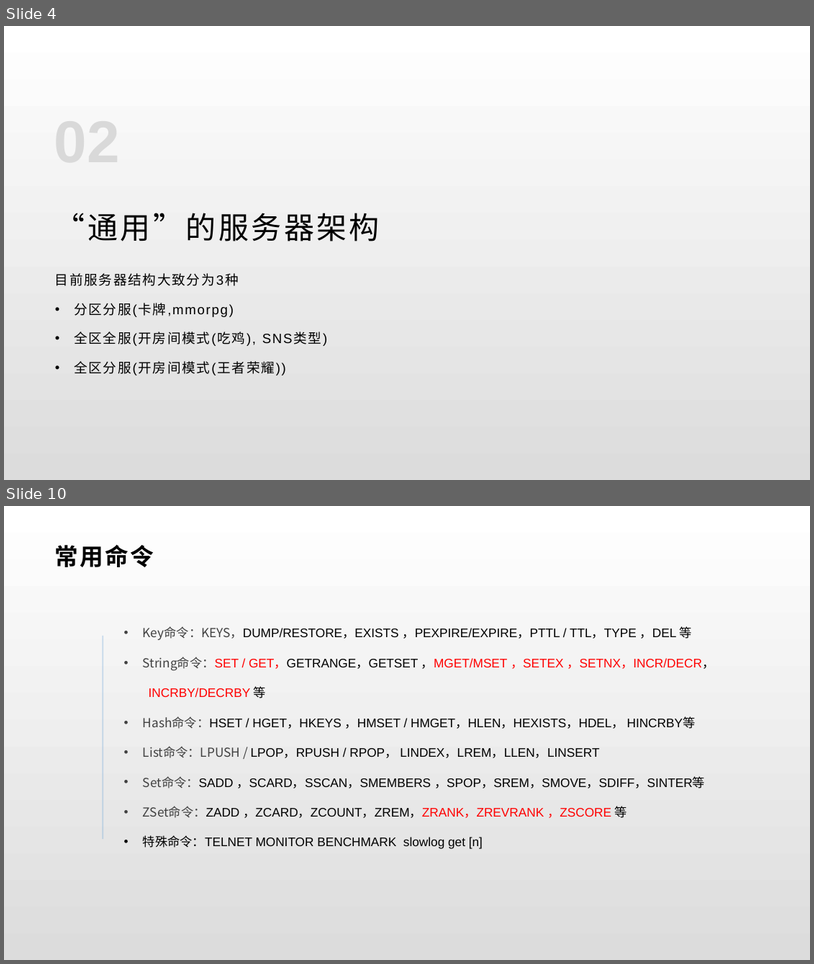
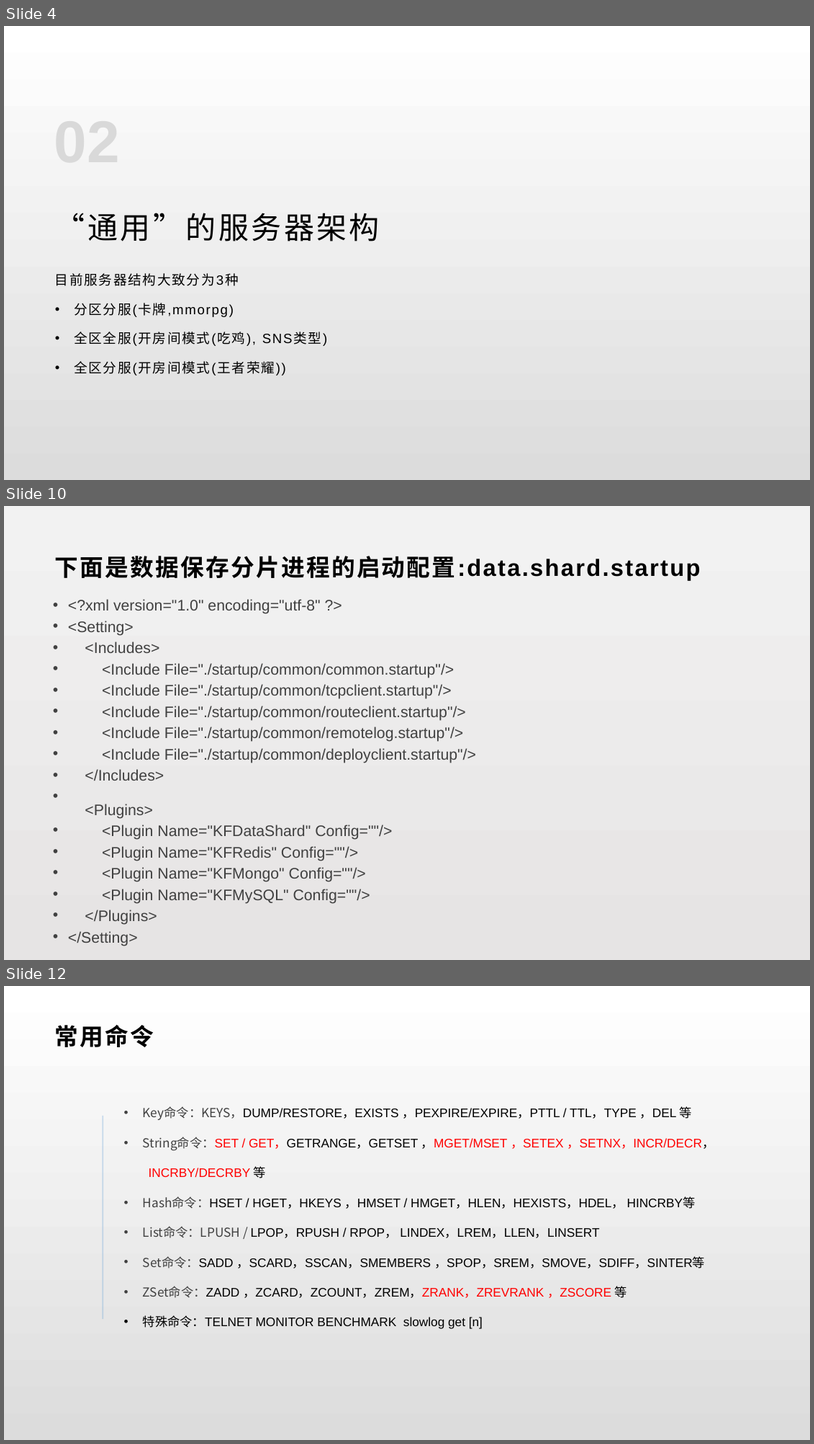
Before and after one commit to lori227/KFrame, a slide deck: _doc/KFrame.pptx. Shown one above the other, each under a label of ours: slides 4 and 10 before the commit, slides 4, 10 and 12 after it; the slides between them are not shown. The pictures are 814x964 and 814x1444 pixels, drawn with LibreOffice and Linux fonts; fonts in the diff are those of the drawing. Boxes give left, top, right and bottom in pixels: in the first picture for what was removed or moved away, otherwise in the second. Text is boxed around its words. In the diff, an @@ line names an element or a change of style, - is before the commit and + after.

```diff
--- a/_doc/KFrame.pptx
+++ b/_doc/KFrame.pptx
@@ slide 10 added at (x1=4, y1=506, x2=810, y2=960), background gradient #F2F2F2 to #E6E4E4 @@
@@ text added at (x1=55, y1=556, x2=701, y2=581), 28 pt, text #000000, bold @@
+下面是数据保存分片进程的启动配置:data.shard.startup
@@ text added at (x1=68, y1=599, x2=476, y2=946), 18.2 pt, text #404040 @@
+• <?xml version="1.0" encoding="utf-8" ?>
+• <Setting>
+• <Includes>
+• <Include File="./startup/common/common.startup"/>
+• <Include File="./startup/common/tcpclient.startup"/>
+• <Include File="./startup/common/routeclient.startup"/>
+• <Include File="./startup/common/remotelog.startup"/>
+• <Include File="./startup/common/deployclient.startup"/>
+• </Includes>
+• <Plugins>
+• <Plugin Name="KFDataShard" Config=""/>
+• <Plugin Name="KFRedis" Config=""/>
+• <Plugin Name="KFMongo" Config=""/>
+• <Plugin Name="KFMySQL" Config=""/>
+• </Plugins>
+• </Setting>
@@ what was slide 10 is now slide 12 @@
```
Also in this commit, not shown: 1 slide changed, 4 other slides added, 3 slides removed.
